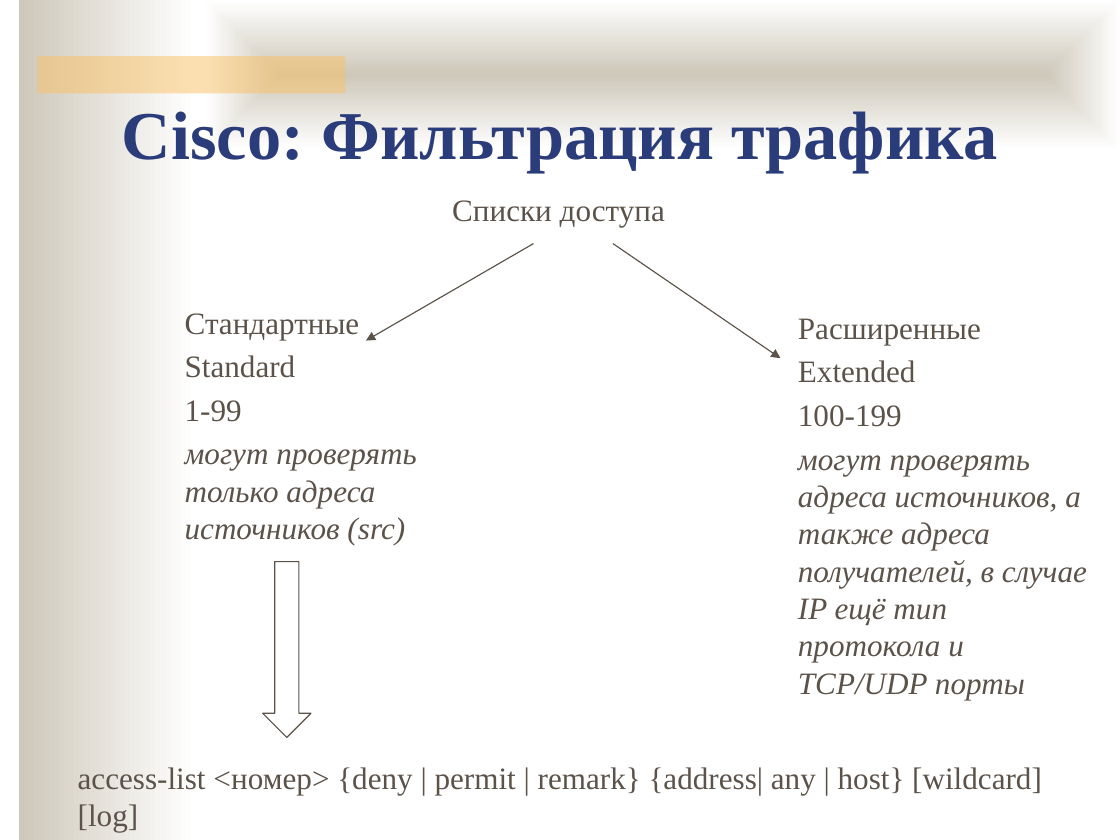
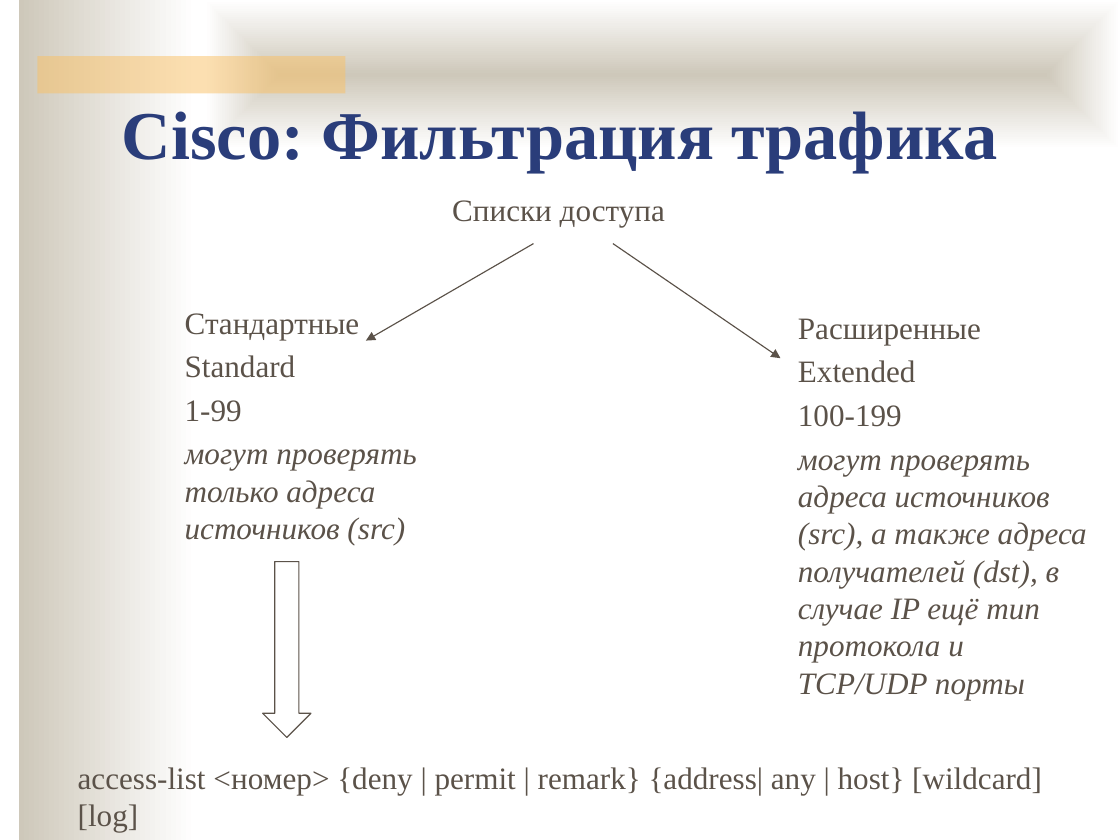
Before and after one commit to ukoloff/nets, a slide deck: slide 3 of lecture/L3+.pptx. Drawn at 1120x840 pixels with LibreOffice and Linux fonts; fonts in the diff are those of the drawing; background and template pictures are left out. Boxes give left, top, right and bottom in pixels: in the first picture for what was removed or moved away, otherwise in the second. Text is boxed around its words. In the diff, an @@ line names an element or a change of style, - is before the commit and + after.

```diff
--- a/lecture/L3+.pptx
+++ b/lecture/L3+.pptx
@@ text at [798,455,1087,699]: text changed @@
-могут проверять адреса источников, а также адреса получателей, в случае IP ещё тип протокола и TCP/UDP порты
+могут проверять адреса источников (src), а также адреса получателей (dst), в случае IP ещё тип протокола и TCP/UDP порты
```
Also in this commit, not shown: 3 other slides changed, 10 slides added.
